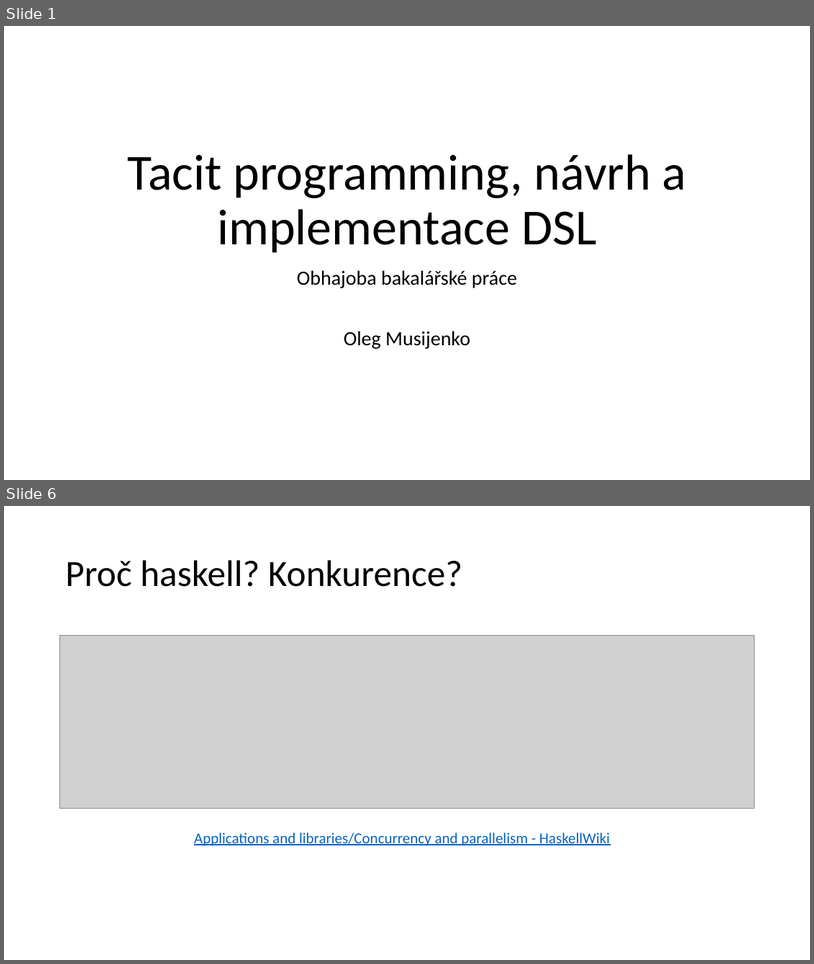
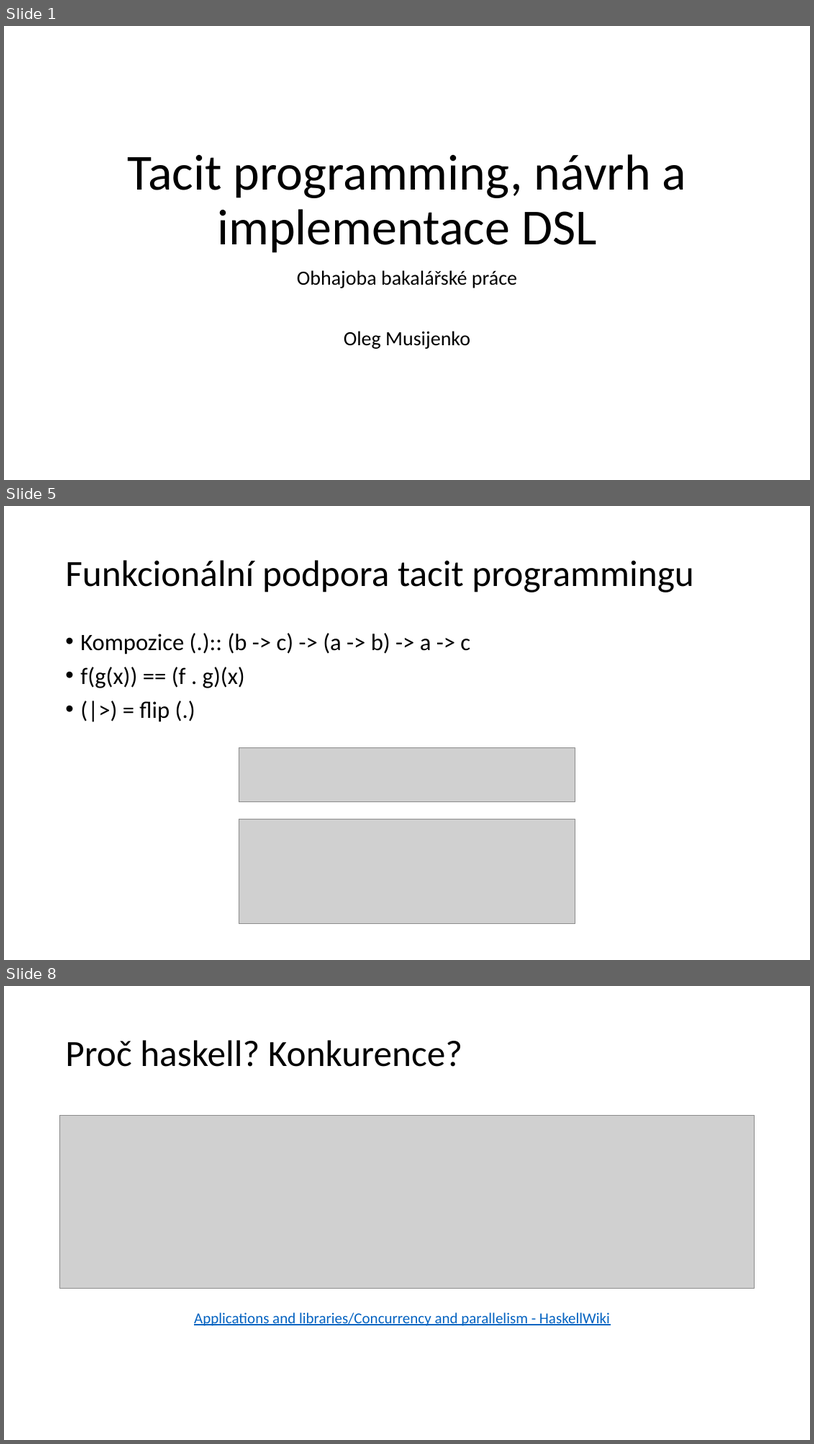
Before and after one commit to SturdyPose/Taskell-bachelor-thesis, a slide deck: TacitProgramming.pptx. Shown one above the other, each under a label of ours: slides 1 and 6 before the commit, slides 1, 5 and 8 after it; the slides between them are not shown. The pictures are 814x964 and 814x1444 pixels, drawn with LibreOffice and Linux fonts; fonts in the diff are those of the drawing; grey boxes stand for pictures. Boxes give left, top, right and bottom in pixels: in the first picture for what was removed or moved away, otherwise in the second. Text is boxed around its words. In the diff, an @@ line names an element or a change of style, - is before the commit and + after.

```diff
--- a/TacitProgramming.pptx
+++ b/TacitProgramming.pptx
@@ slide 5 added at (x1=4, y1=506, x2=810, y2=960), background #FFFFFF @@
@@ title added at (x1=65, y1=560, x2=694, y2=592), 44 pt, text #000000 @@
+Funkcionální podpora tacit programmingu
@@ text added at (x1=80, y1=633, x2=471, y2=722), 28 pt, text #000000 @@
+• Kompozice (.):: (b -> c) -> (a -> b) -> a -> c
+• f(g(x)) == (f . g)(x)
+• (|>) = flip (.)
@@ picture added at (x1=239, y1=747, x2=576, y2=802) @@
@@ picture added at (x1=239, y1=818, x2=576, y2=924) @@
@@ what was slide 6 is now slide 8 @@
```
Also in this commit, not shown: 6 slides changed, 2 other slides added, 3 slides removed.
